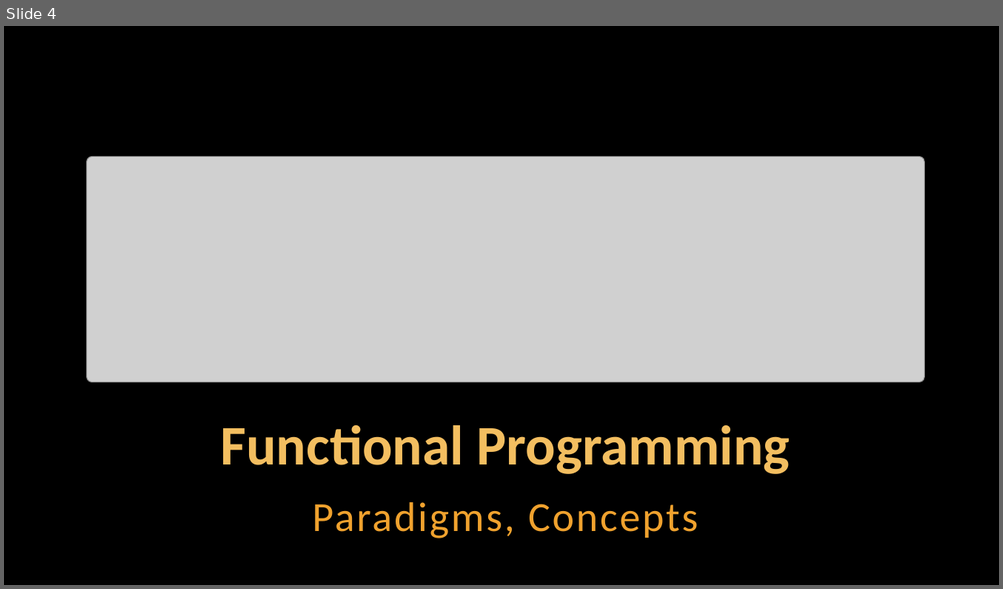
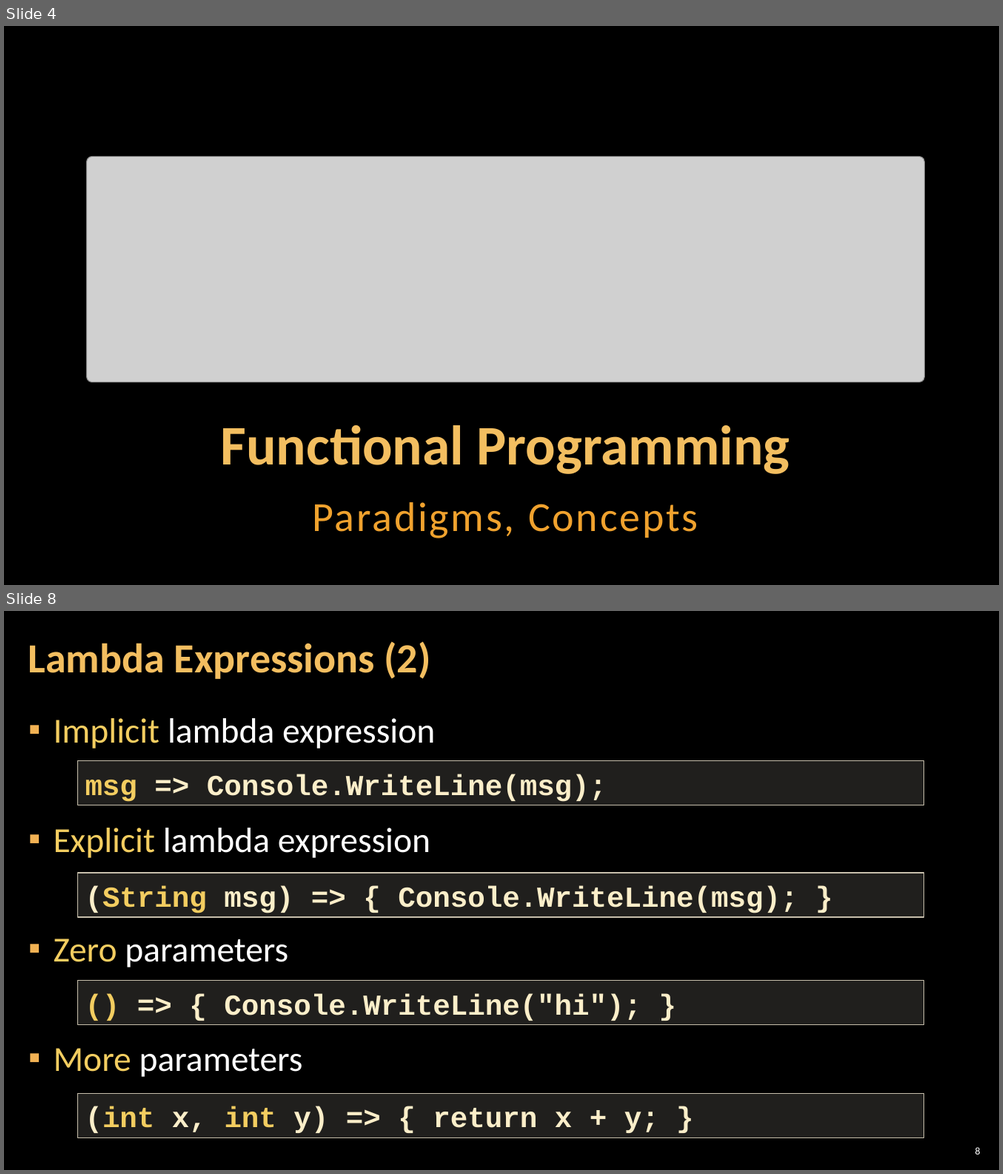
Before and after one commit to GoldenR1618/SoftUni-Exercises-and-Exams, a slide deck: 05.C#_Advanced/07.FUNCTIONAL_PROGRAMMING/07. CSharp-Advanced-Functional-Programming.pptx. Shown one above the other, each under a label of ours: slide 4 before the commit, slides 4 and 8 after it; the slides between them are not shown. The pictures are 1003x589 and 1003x1174 pixels, drawn with LibreOffice and Linux fonts; fonts in the diff are those of the drawing; grey boxes stand for pictures; background and template pictures are left out. Boxes give left, top, right and bottom in pixels: in the first picture for what was removed or moved away, otherwise in the second. Text is boxed around its words. In the diff, an @@ line names an element or a change of style, - is before the commit and + after.

```diff
--- a/05.C#_Advanced/07.FUNCTIONAL_PROGRAMMING/07. CSharp-Advanced-Functional-Programming.pptx
+++ b/05.C#_Advanced/07.FUNCTIONAL_PROGRAMMING/07. CSharp-Advanced-Functional-Programming.pptx
@@ slide 8 added at bbox=[4, 611, 999, 1170], background picture (left out) @@
@@ title added at bbox=[28, 641, 431, 679], 40 pt, text #F3BE60, bold @@
+Lambda Expressions (2)
@@ text added at bbox=[54, 718, 435, 1077], 34 pt, text #FFFFFF @@
+▪ Implicit lambda expression
+▪ Explicit lambda expression
+▪ Zero parameters
+▪ More parameters
@@ rectangle added at bbox=[78, 761, 923, 806], fill #D9D5C7 at 15% opacity, outline #C7BFAC 1 pt, 28 pt, text #FBEEC9, bold @@
+msg => Console.WriteLine(msg);
@@ rectangle added at bbox=[78, 873, 923, 917], fill #D9D5C7 at 15% opacity, outline #C7BFAC 1 pt, 28 pt, text #FBEEC9, bold @@
+(String msg) => { Console.WriteLine(msg); }
@@ rectangle added at bbox=[78, 981, 923, 1026], fill #D9D5C7 at 15% opacity, outline #C7BFAC 1 pt, 28 pt, text #FBEEC9, bold @@
+() => { Console.WriteLine("hi"); }
@@ rectangle added at bbox=[78, 1093, 923, 1139], fill #D9D5C7 at 15% opacity, outline #C7BFAC 1 pt, 28 pt, text #FBEEC9, bold @@
+(int x, int y) => { return x + y; }
@@ page number added at bbox=[975, 1147, 980, 1155], 10 pt, text #FFFFFF @@
+8
```
Also in this commit, not shown: 6 slides changed, 16 other slides added, 3 slides removed, 27 other files.
